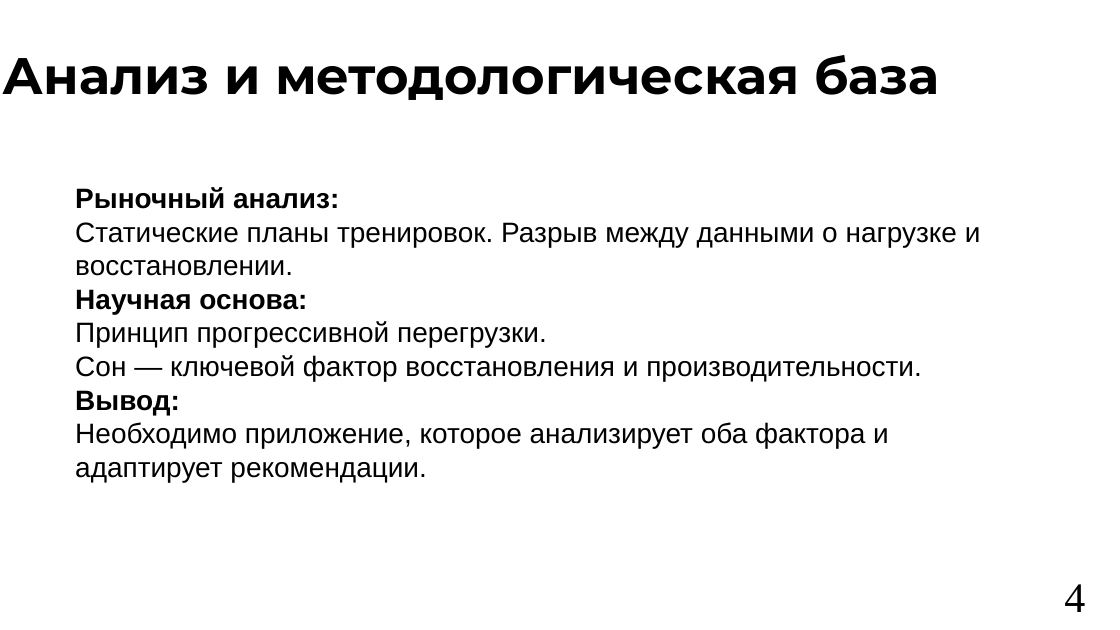
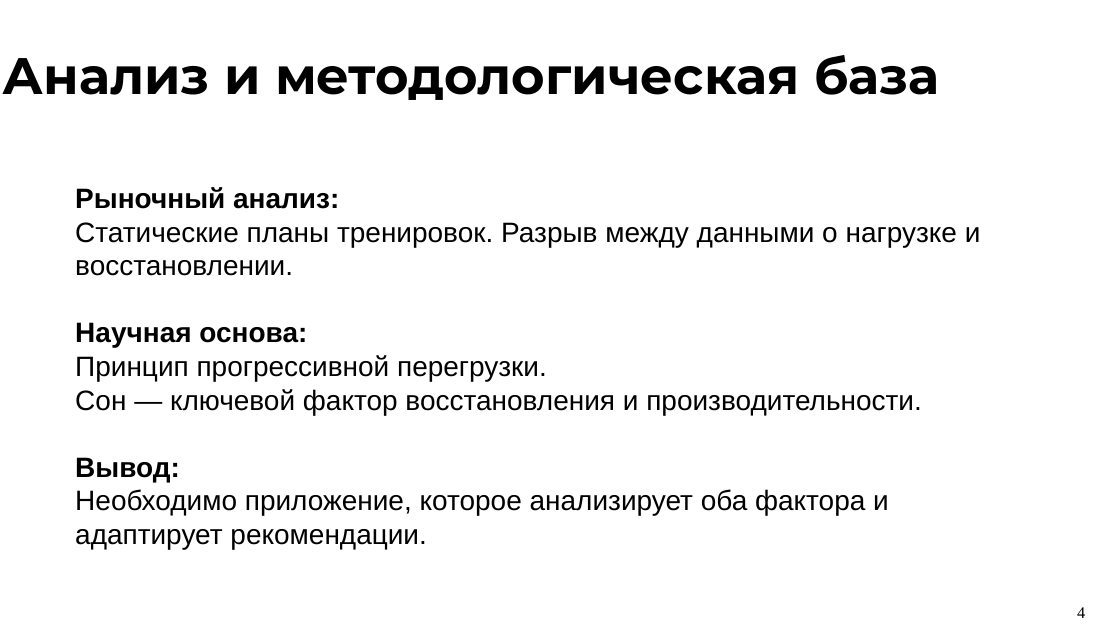
Before and after one commit to vafeenHub/VSU-scientific-activities_6-7-8-semester, a slide deck: slide 4 of src/works/diploma/presentation.odp. Drawn at 1120x630 pixels with LibreOffice and Linux fonts; fonts in the diff are those of the drawing. Boxes give left, top, right and bottom in pixels: in the first picture for what was removed or moved away, otherwise in the second. Text is boxed around its words. In the diff, an @@ line names an element or a change of style, - is before the commit and + after.

```diff
--- a/src/works/diploma/presentation.odp
+++ b/src/works/diploma/presentation.odp
@@ text "Рыночный анализ:" rewrapped from [75,187,981,482] to [75,187,981,549] @@
@@ page number at [1077,607,1085,618]: size 36 to 14 pt @@
```
Also in this commit, not shown: 5 other slides changed, 2 other files.
